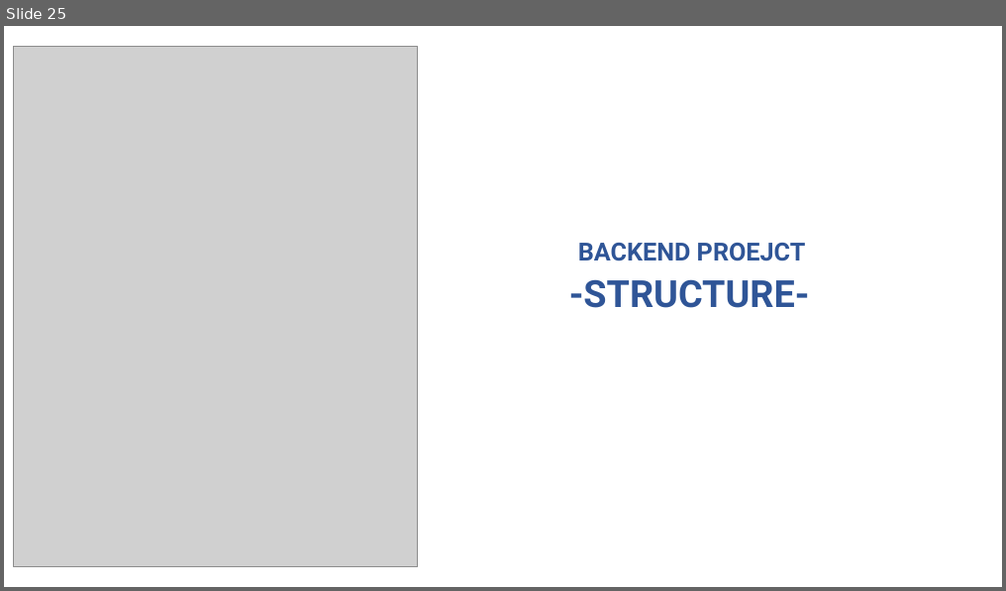
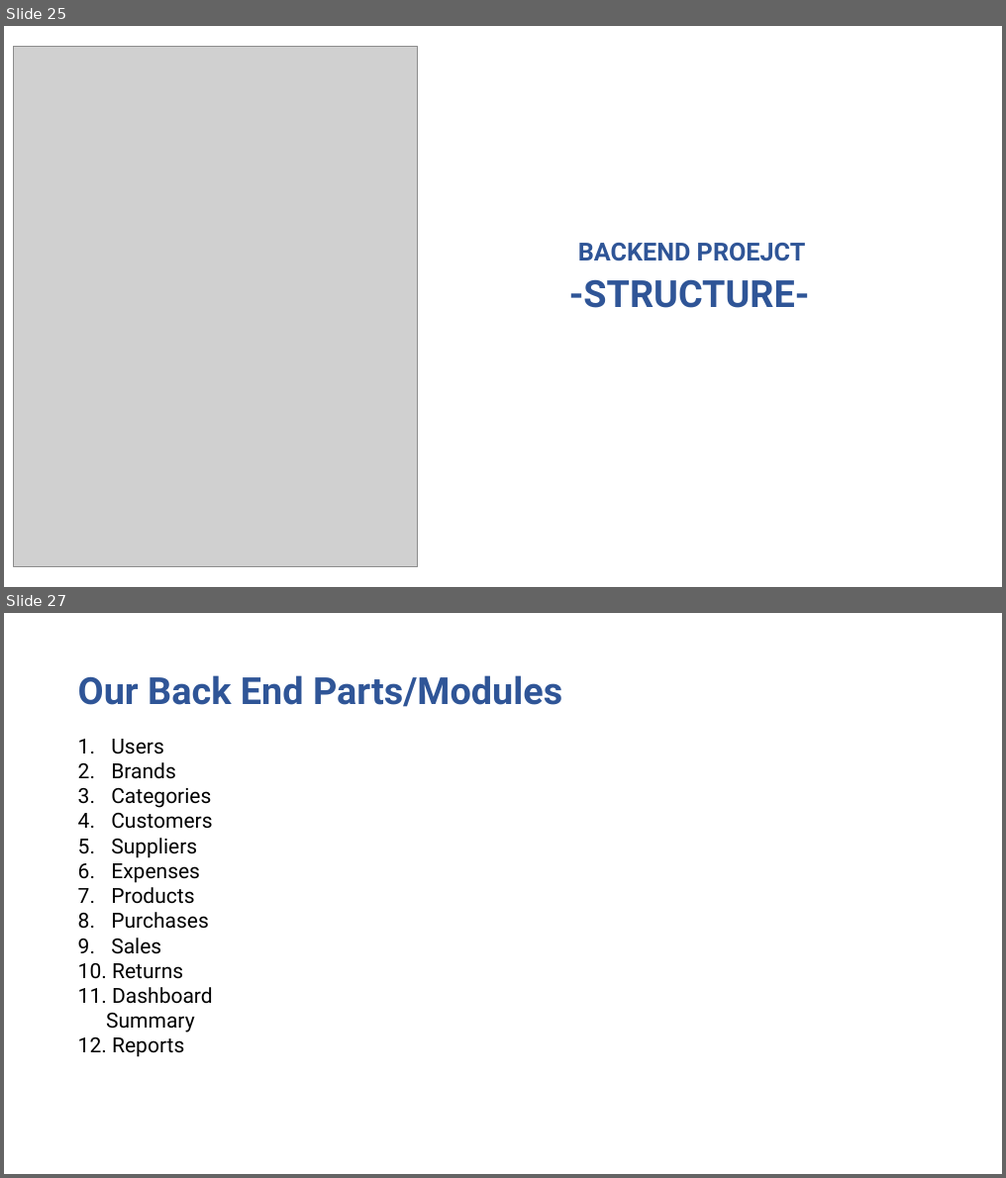
Before and after one commit to rupomsoft/MERN-STACK-Series, a slide deck: Inventory/PPT.pptx. Shown one above the other, each under a label of ours: slide 25 before the commit, slides 25 and 27 after it; the slides between them are not shown. The pictures are 1006x591 and 1006x1178 pixels, drawn with LibreOffice and Linux fonts; fonts in the diff are those of the drawing; grey boxes stand for pictures. Boxes give left, top, right and bottom in pixels: in the first picture for what was removed or moved away, otherwise in the second. Text is boxed around its words. In the diff, an @@ line names an element or a change of style, - is before the commit and + after.

```diff
--- a/Inventory/PPT.pptx
+++ b/Inventory/PPT.pptx
@@ slide 27 added at (4,613,1002,1174), background #FFFFFF @@
@@ text added at (78,675,562,707), 36 pt, text #2F5597, bold @@
+Our Back End Parts/Modules
@@ text added at (106,739,213,1033), 20 pt, text #000000 @@
+1. Users
+2. Brands
+3. Categories
+4. Customers
+5. Suppliers
+6. Expenses
+7. Products
+8. Purchases
+9. Sales
+10. Returns
+11. Dashboard Summary
+12. Reports
```
Also in this commit, not shown: 3 slides changed, 15 other slides added, 4 slides removed, 21 other files.
